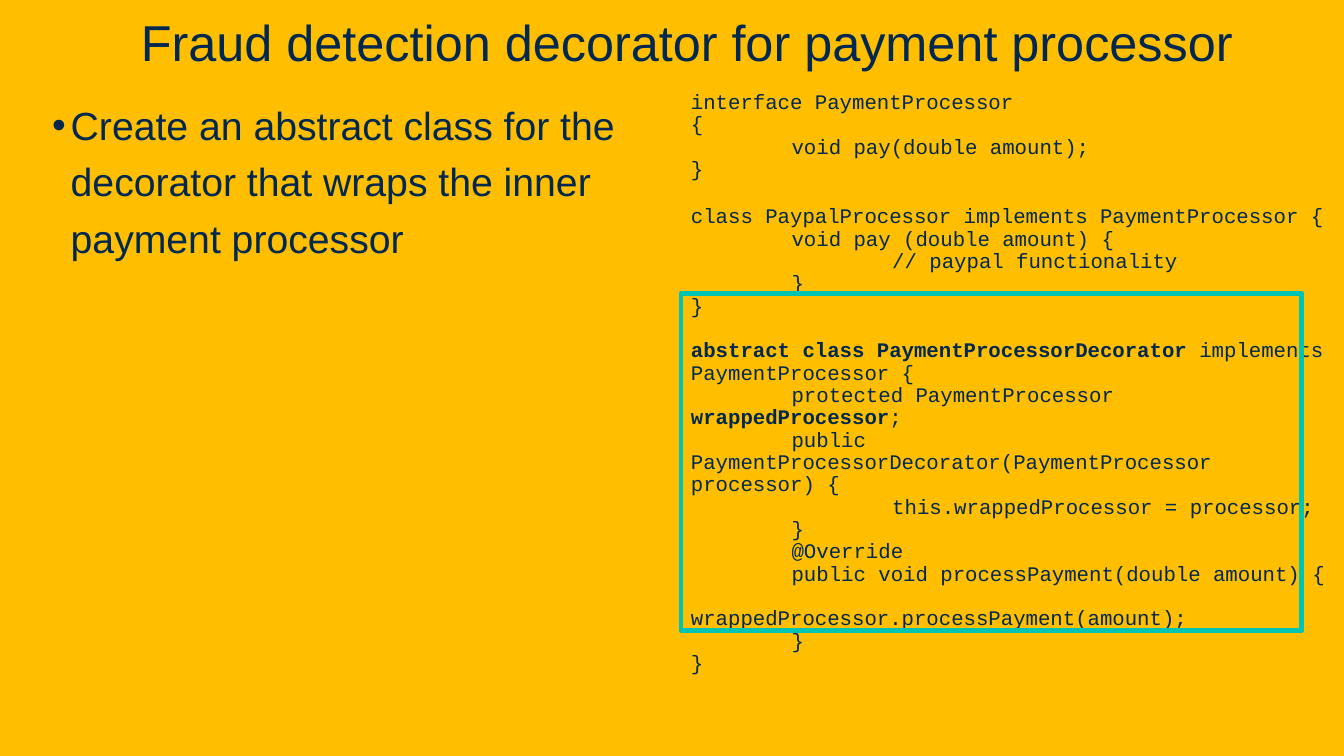
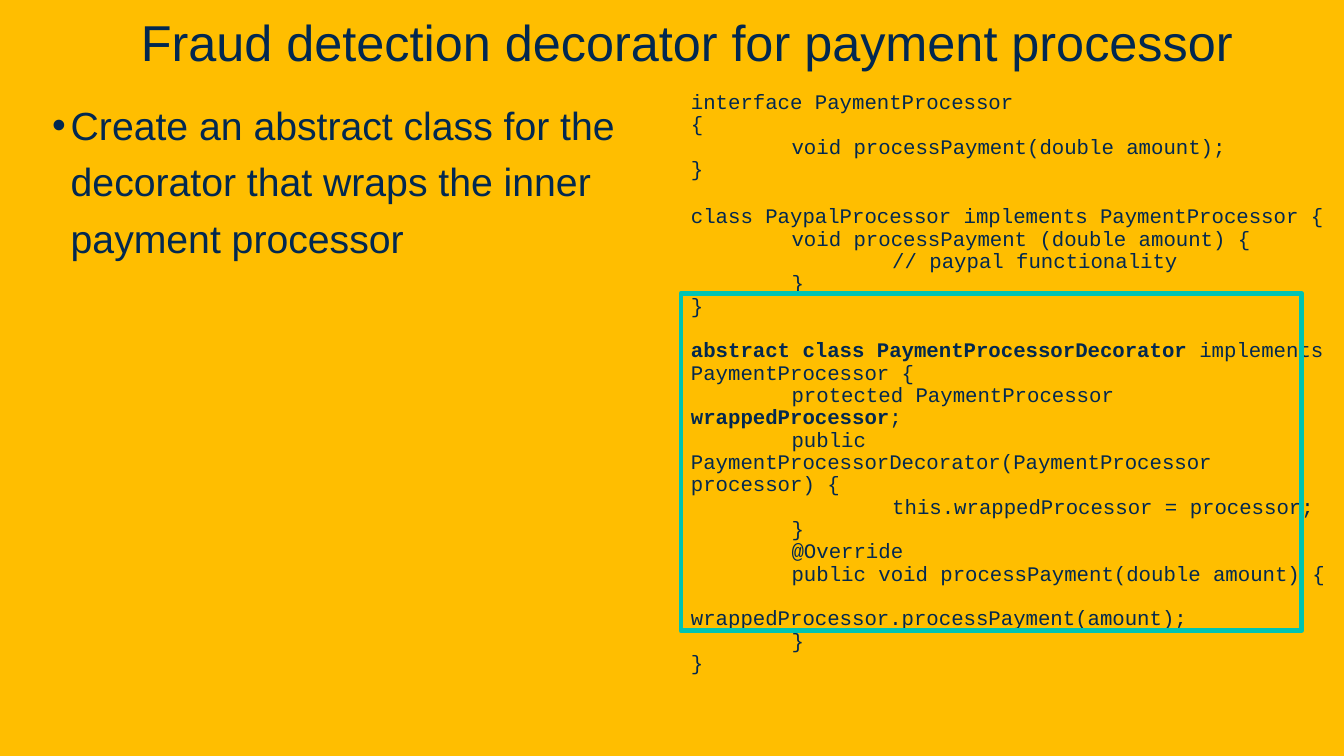
Before and after one commit to davsec-teaching/ecs160-f25, a slide deck: slide 80 of slides/8_design_patterns.pptx (slide 78 before the commit). Drawn at 1344x756 pixels with LibreOffice and Linux fonts; fonts in the diff are those of the drawing; background and template pictures are left out. Boxes give left, top, right and bottom in pixels: in the first picture for what was removed or moved away, otherwise in the second. Text is boxed around its words. In the diff, an @@ line names an element or a change of style, - is before the commit and + after.

```diff
--- a/slides/8_design_patterns.pptx
+++ b/slides/8_design_patterns.pptx
@@ text at (691,94,1225,159): text changed @@
-interface PaymentProcessor
-{
-void pay(double amount);
-}
+interface PaymentProcessor
+{
+void processPayment(double amount);
+}
@@ text at (792,231,1226,251): text changed @@
-void pay (double amount) {
+void processPayment (double amount) {
```
Also in this commit, not shown: 8 other slides changed, 10 slides added.
